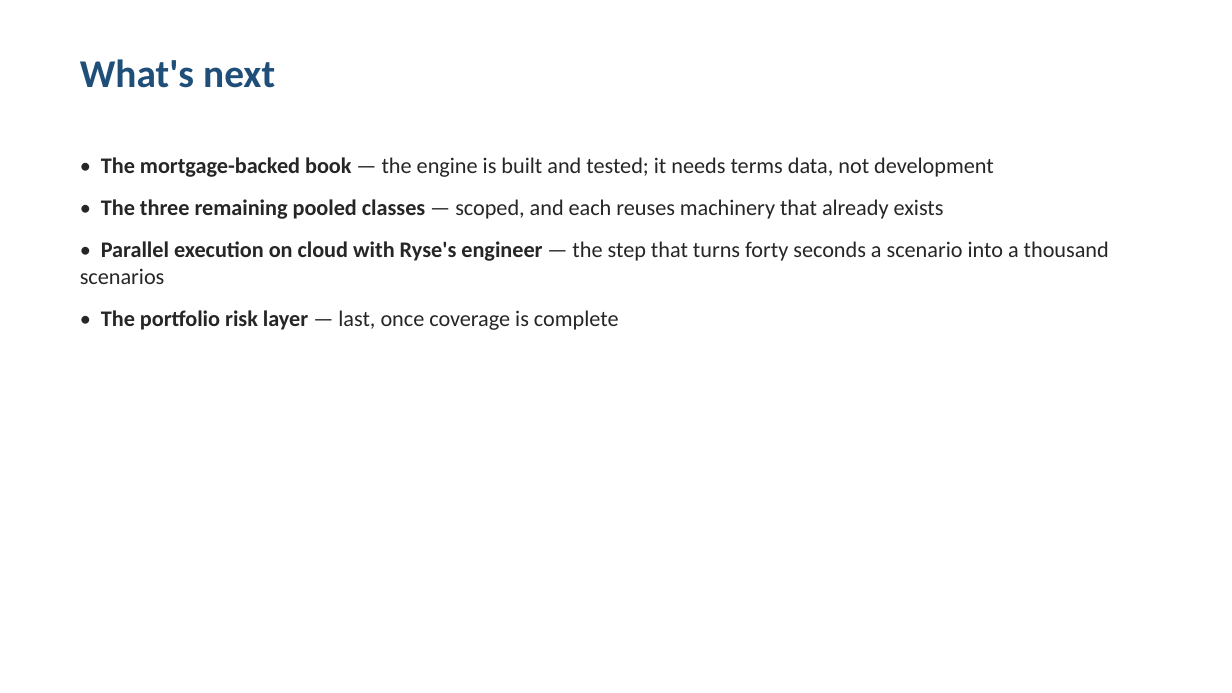
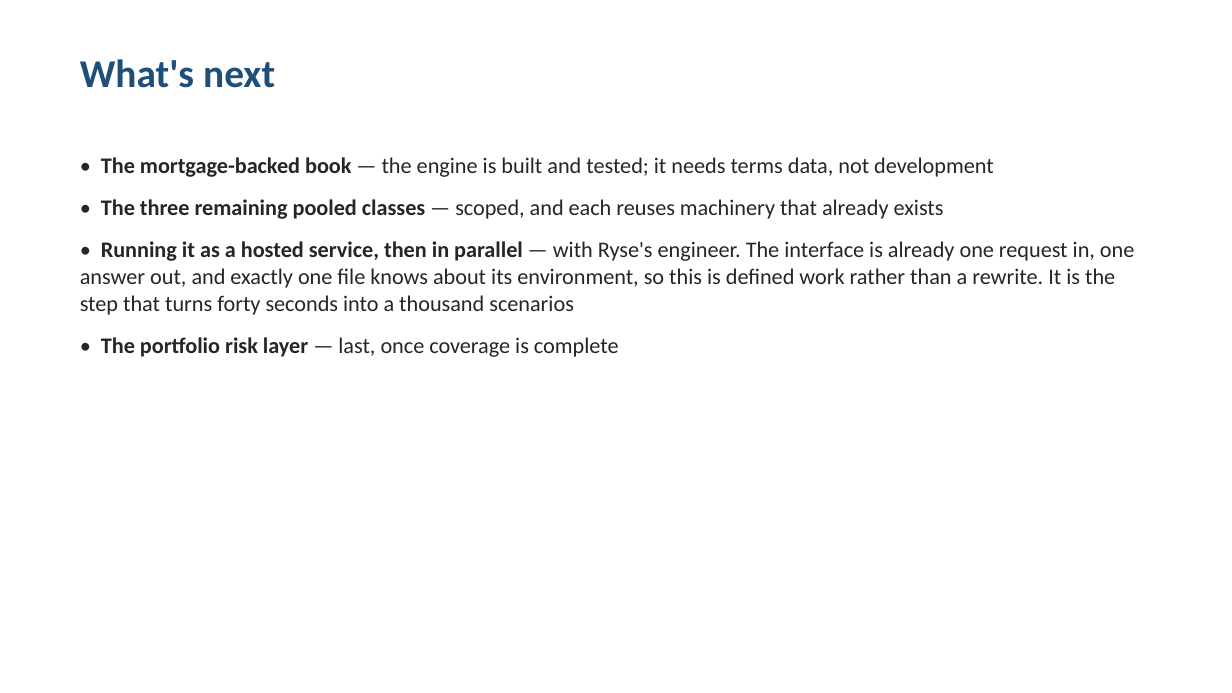
Before and after one commit to charlieee0712/fixed_income_pricing, a slide deck: slide 9 of docs/Ryse Presentation v3.pptx. Drawn at 1232x693 pixels with LibreOffice and Linux fonts; fonts in the diff are those of the drawing. Boxes give left, top, right and bottom in pixels: in the first picture for what was removed or moved away, otherwise in the second. Text is boxed around its words. In the diff, an @@ line names an element or a change of style, - is before the commit and + after.

```diff
--- a/docs/Ryse Presentation v3.pptx
+++ b/docs/Ryse Presentation v3.pptx
@@ text at bbox=[80, 241, 1134, 315]: text changed @@
-• Parallel execution on cloud with Ryse's engineer — the step that turns forty seconds a scenario into a thousand scenarios
+• Running it as a hosted service, then in parallel — with Ryse's engineer. The interface is already one request in, one answer out, and exactly one file knows about its environment, so this is defined work rather than a rewrite. It is the step that turns forty seconds into a thousand scenarios
```
Also in this commit, not shown: 1 other slide changed, 1 other file.
